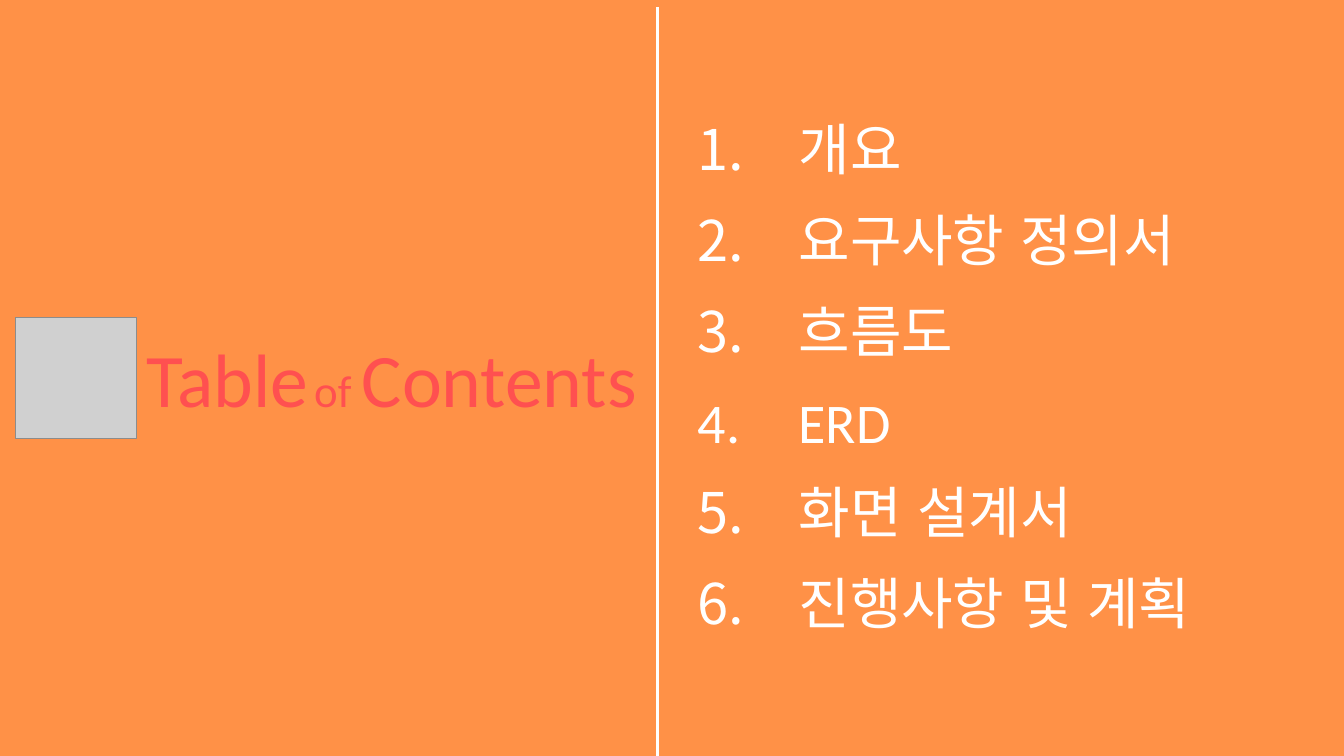
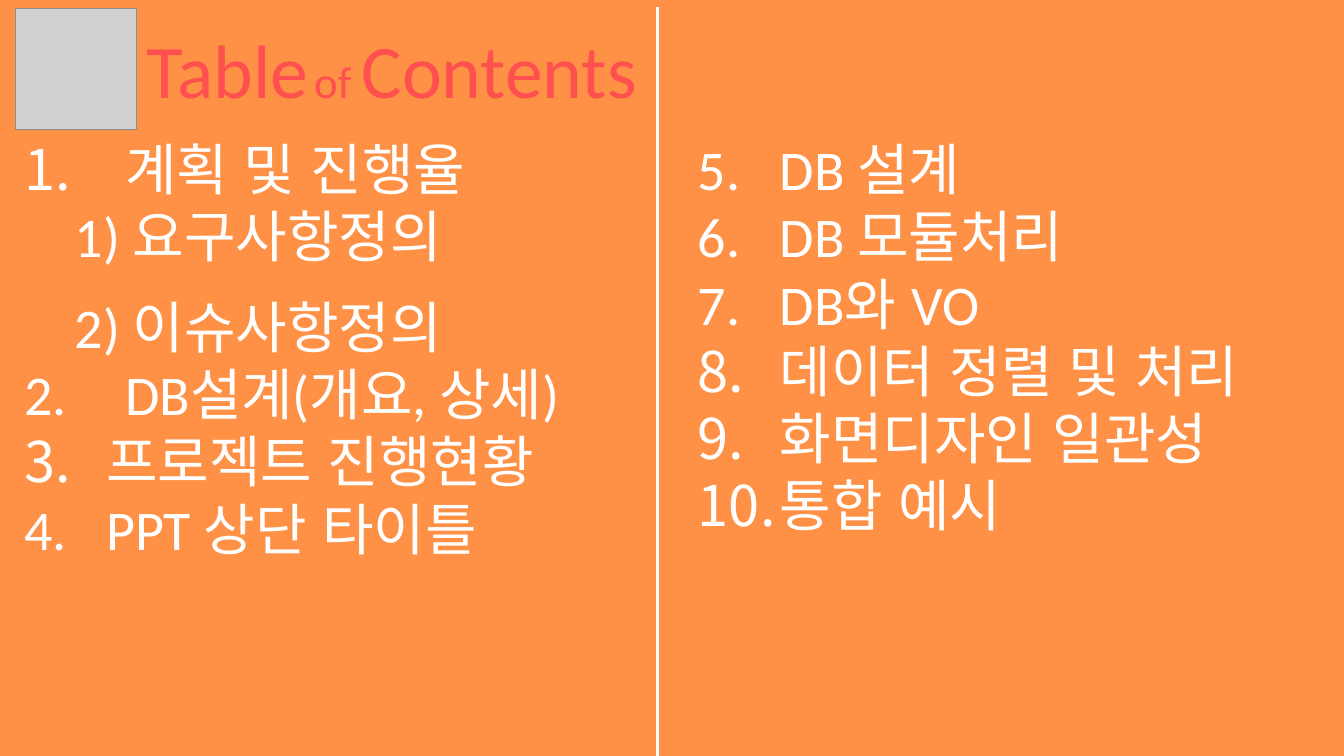
Before and after one commit to hhsw07/ezen-academy-projects, a slide deck: slide 2 of WebContent/jhk/document/3조 하비팩토리_제출용.pptx. Drawn at 1344x756 pixels with LibreOffice and Linux fonts; fonts in the diff are those of the drawing; grey boxes stand for pictures. Boxes give left, top, right and bottom in pixels: in the first picture for what was removed or moved away, otherwise in the second. Text is boxed around its words. In the diff, an @@ line names an element or a change of style, - is before the commit and + after.

```diff
--- a/WebContent/jhk/document/3조 하비팩토리_제출용.pptx
+++ b/WebContent/jhk/document/3조 하비팩토리_제출용.pptx
@@ picture: place and size @@
-picture at (16,318,137,439)
+picture at (16,9,137,130)
@@ text "Table of Contents": place and size @@
-text "Table of Contents" at (147,355,637,407)
+text "Table of Contents" at (147,46,637,98)
@@ text added at (24,143,559,555), 40 pt, text #FFFFFF @@
+1. 계획 및 진행율
+1) 요구사항정의
+2) 이슈사항정의
+2. DB설계(개요, 상세)
+3. 프로젝트 진행현황
+4. PPT 상단 타이틀
@@ text at (698,143,1238,531): text changed @@
-1. 개요
-2. 요구사항 정의서
-3. 흐름도
-4. ERD
-5. 화면 설계서
-6. 진행사항 및 계획
+5. DB 설계
+6. DB 모듈처리
+7. DB와 VO
+8. 데이터 정렬 및 처리
+9. 화면디자인 일관성
+10. 통합 예시
```
Also in this commit, not shown: 6 other slides changed, 31 slides added, 5 slides removed, 2 other files.
